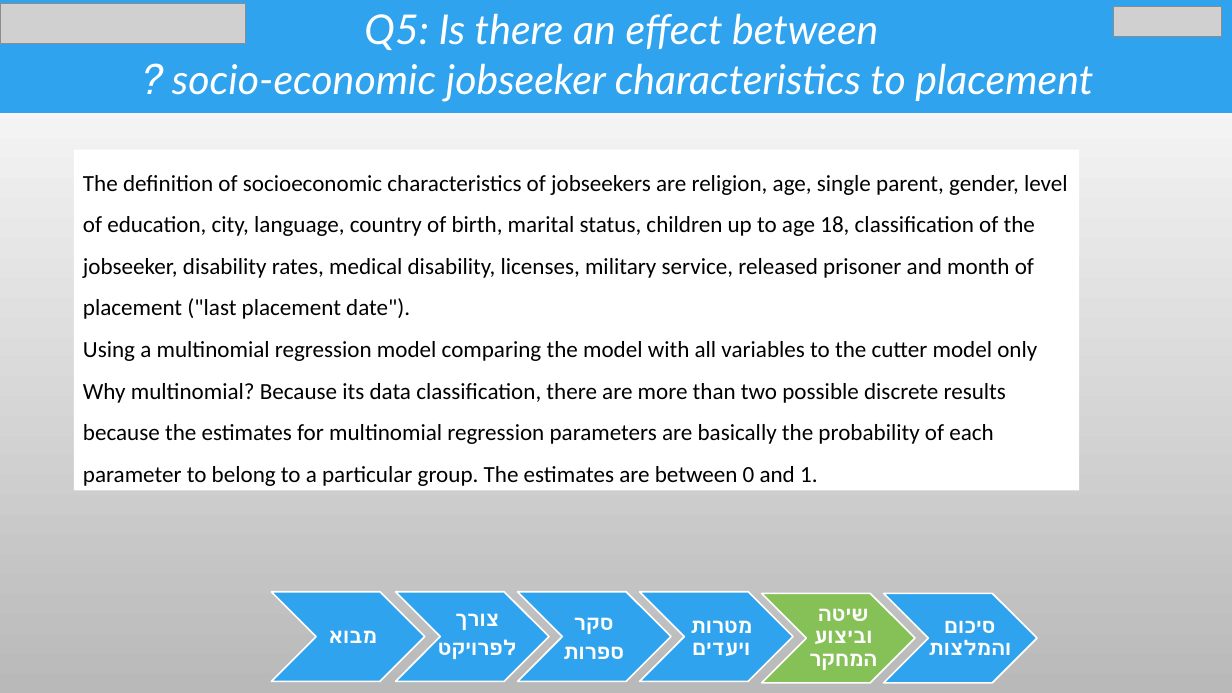
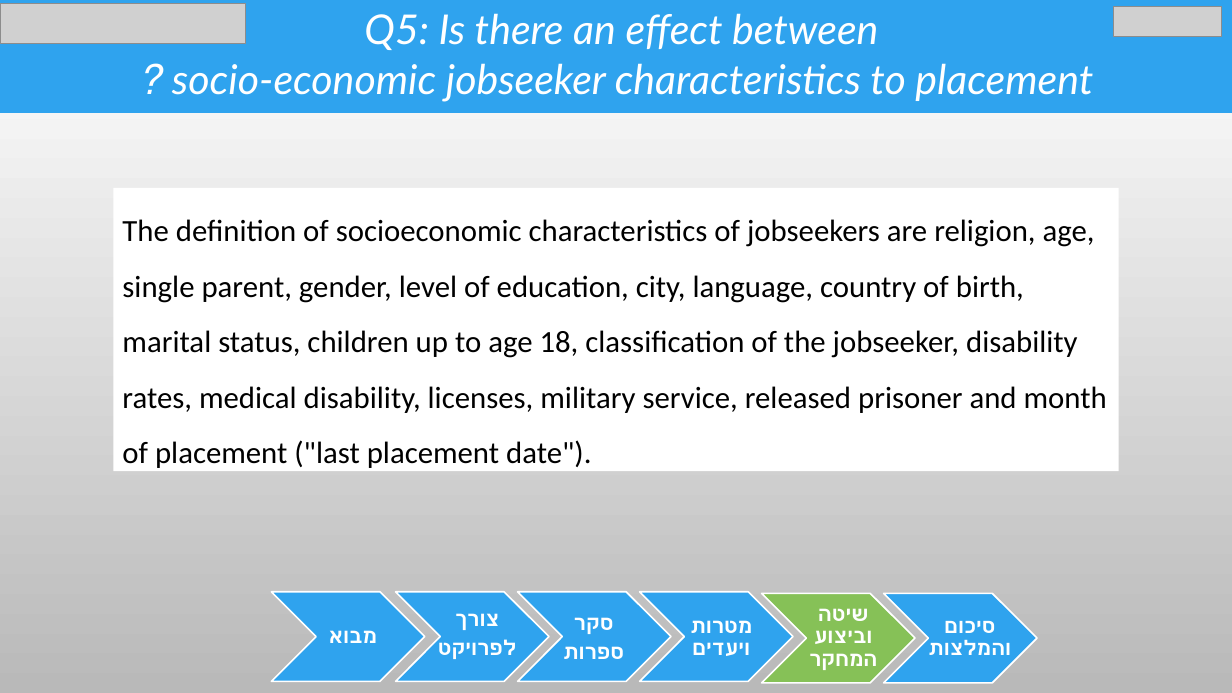
Before and after one commit to chen890/Final-Research-Project---IES, a slide deck: slide 24 of English Final Project.pptx. Drawn at 1232x693 pixels with LibreOffice and Linux fonts; fonts in the diff are those of the drawing; grey boxes stand for pictures; background and template pictures are left out. Boxes give left, top, right and bottom in pixels: in the first picture for what was removed or moved away, otherwise in the second. Text is boxed around its words. In the diff, an @@ line names an element or a change of style, - is before the commit and + after.

```diff
--- a/English Final Project.pptx
+++ b/English Final Project.pptx
@@ rectangle "The definition of socioeconomic characteristics ...": place and size @@
-rectangle "The definition of socioeconomic characteristics ..." at [74, 150, 1080, 491]
+rectangle "The definition of socioeconomic characteristics ..." at [114, 188, 1119, 471]
@@ rectangle "The definition of socioeconomic characteristics ..." at [114, 188, 1119, 471]: size 18 to 24 pt @@
@@ text in rectangle at [83, 341, 1037, 486]: paragraphs removed @@
-Using a multinomial regression model comparing the model with all variables to the cutter model only
-Why multinomial? Because its data classification, there are more than two possible discrete results because the estimates for multinomial regression parameters are basically the probability of each parameter to belong to a particular group. The estimates are between 0 and 1.
```
Also in this commit, not shown: 21 other slides changed, 2 slides added, 1 slide removed.
